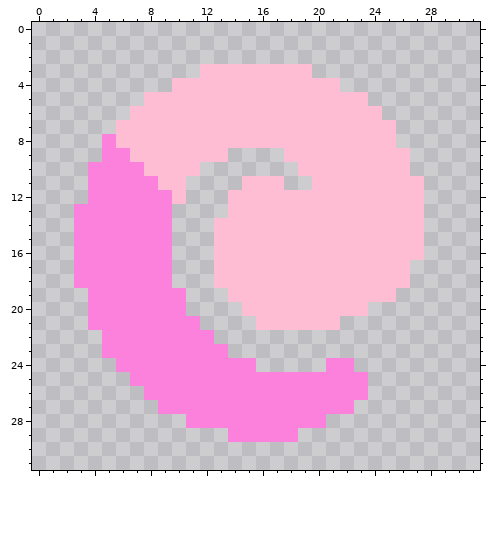
Edited in one commit: pixel-art sprite (core/assets-raw/sprites/items/liquid-ozone.png). That is the earlier state.
The file is 32x32 pixels.
The same view after the edit:
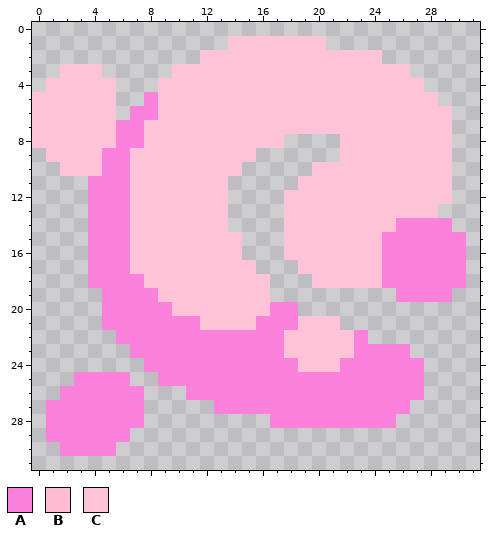
Palette (. is transparent): A #fc81dd  B #ffbdd4  C #ffc3d8
From old to new:
y 1: x 14..20 ....... -> CCCCCCC
y 2: x 12..24 ............. -> CCCCCCCCCCCCC
y 3: x 2..4 ... -> CCC; x 10..26 ..BBBBBBBB....... -> CCCCCCCCCCCCCCCCC
y 4: x 1..5 ..... -> CCCCC; x 9..27 .BBBBBBBBBBBB...... -> CCCCCCCCCCCCCCCCCCC
y 5: x 0..5 ...... -> CCCCCC; x 8..28 BBBBBBBBBBBBBBBB..... -> ACCCCCCCCCCCCCCCCCCCC
y 6: x 0..5 ...... -> CCCCCC; x 7..29 BBBBBBBBBBBBBBBBBB..... -> AACCCCCCCCCCCCCCCCCCCCC
y 7: x 0..29 ......BBBBBBBBBBBBBBBBBBBB.... -> CCCCCCAACCCCCCCCCCCCCCCCCCCCCC
y 8: x 0..29 .....ABBBBBBBBBBBBBBBBBBBB.... -> CCCCCCAACCCCCCCCCC....CCCCCCCC
y 9: x 1..4 .... -> CCCC; x 7..15 BBBBBBB.. -> CCCCCCCCC; x 18..29 BBBBBBBBB... -> ....CCCCCCCC
y 10: x 2..4 ..A -> CCC; x 7..14 ABBBB... -> CCCCCCCC; x 19..29 BBBBBBBB... -> .CCCCCCCCCC
y 11: x 7..13 AABB... -> CCCCCCC; x 15..17 BBB -> ...; x 19..29 .BBBBBBBB.. -> CCCCCCCCCCC
y 12: x 7..29 AAAB...BBBBBBBBBBBBBB.. -> CCCCCCC....CCCCCCCCCCCC
y 13: x 3 A -> .; x 7..28 AAA....BBBBBBBBBBBBBB. -> CCCCCCC....CCCCCCCCCCC
y 14: x 3 A -> .; x 7..29 AAA...BBBBBBBBBBBBBBB.. -> CCCCCCC....CCCCCCCCAAAA
y 15..16: x 3 A -> .; x 7..30 AAA...BBBBBBBBBBBBBBB... -> CCCCCCCC...CCCCCCCAAAAAA
y 17: x 3 A -> .; x 7..30 AAA...BBBBBBBBBBBBBB.... -> CCCCCCCCC...CCCCCCAAAAAA
y 18: x 3 A -> .; x 8..30 AA...BBBBBBBBBBBBBB.... -> CCCCCCCCC...CCCCCAAAAAA
y 19: x 4 A -> .; x 9..29 AA...BBBBBBBBBBBB.... -> CCCCCCCC.........AAAA
y 20: x 4 A -> .; x 10..23 A....BBBBBBBBB -> CCCCCCCAA.....
y 21: x 4 A -> .; x 12..21 ....BBBBBB -> CCCCAAACCC
y 22: x 5 A -> .; x 13..23 ........... -> AAAAACCCCCA
y 23: x 5..6 AA -> ..; x 14..26 ............. -> AAAACCCCCAAAA
y 24: x 6..7 AA -> ..; x 16..21 .....A -> AAACCC; x 23..27 ..... -> AAAAA
y 25: x 3..8 ....AA -> AAAA..; x 24..27 .... -> AAAA
y 26: x 2..10 ......AAA -> AAAAAA...; x 24..27 .... -> AAAA
y 27: x 1..7 ....... -> AAAAAAA; x 9..12 AAAA -> ....; x 23..26 .... -> AAAA
y 28: x 1..7 ....... -> AAAAAAA; x 11..16 AAAAAA -> ......; x 21..25 ..... -> AAAAA
y 29: x 1..6 ...... -> AAAAAA; x 14..18 AAAAA -> .....
y 30: x 2..5 .... -> AAAA
Boxes around the changes in both pictures, in picture pixels (x1, y1, x2, y2):
changed: (32, 36, 466, 456)
